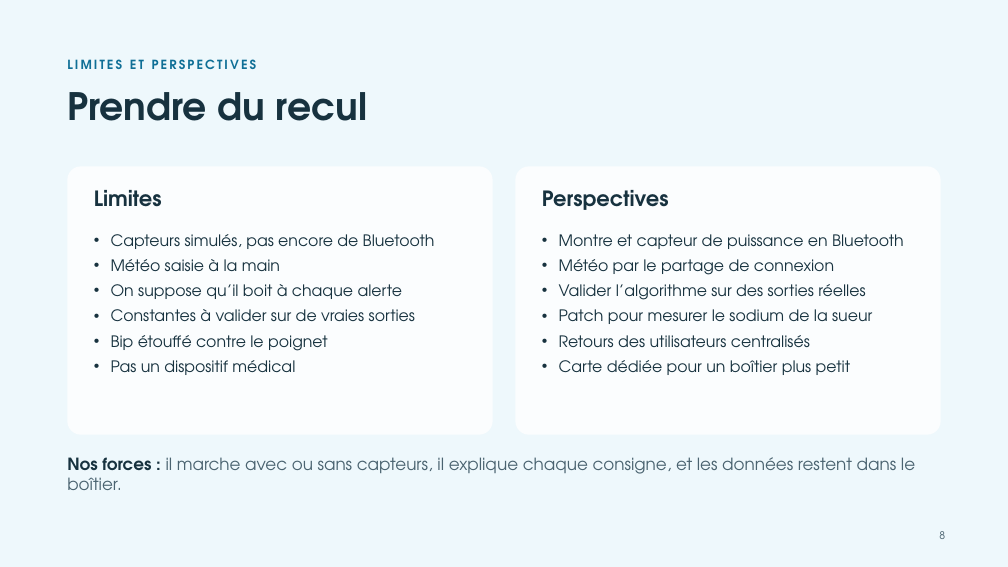
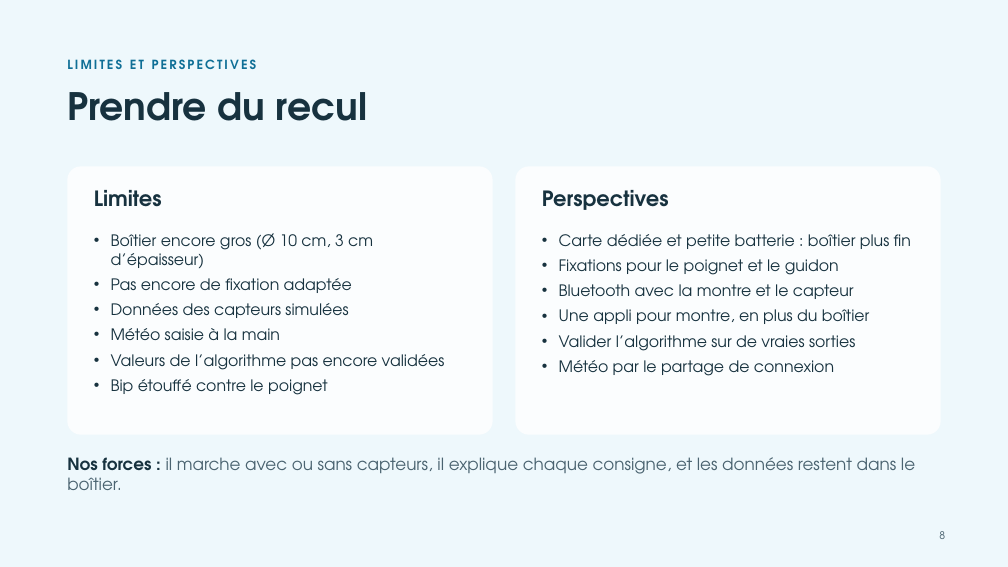
Before and after one commit to martinbaumg/hydroperf, a slide deck: slide 8 of docs/hydroperf_demo_finale.pptx. Drawn at 1008x567 pixels with LibreOffice and Linux fonts; fonts in the diff are those of the drawing. Boxes give left, top, right and bottom in pixels: in the first picture for what was removed or moved away, otherwise in the second. Text is boxed around its words. In the diff, an @@ line names an element or a change of style, - is before the commit and + after.

```diff
--- a/docs/hydroperf_demo_finale.pptx
+++ b/docs/hydroperf_demo_finale.pptx
@@ text at (111,233,373,318): text changed @@
-• Capteurs simulés, pas encore de Bluetooth
+• Boîtier encore gros (Ø 10 cm, 3 cm d’épaisseur)
+• Pas encore de fixation adaptée
+• Données des capteurs simulées
@@ text at (559,234,911,351): text changed @@
-• Montre et capteur de puissance en Bluetooth
+• Carte dédiée et petite batterie : boîtier plus fin
+• Fixations pour le poignet et le guidon
+• Bluetooth avec la montre et le capteur
+• Une appli pour montre, en plus du boîtier
+• Valider l’algorithme sur de vraies sorties
@@ text at (559,284,872,375): paragraphs removed @@
-• Valider l’algorithme sur des sorties réelles
-• Patch pour mesurer le sodium de la sueur
-• Retours des utilisateurs centralisés
-• Carte dédiée pour un boîtier plus petit
@@ text at (111,354,445,370): text changed @@
-• On suppose qu’il boit à chaque alerte
-• Constantes à valider sur de vraies sorties
+• Valeurs de l’algorithme pas encore validées
@@ text at (111,360,295,375): paragraph removed @@
-• Pas un dispositif médical
```
Also in this commit, not shown: 3 other slides changed, 1 other file.
